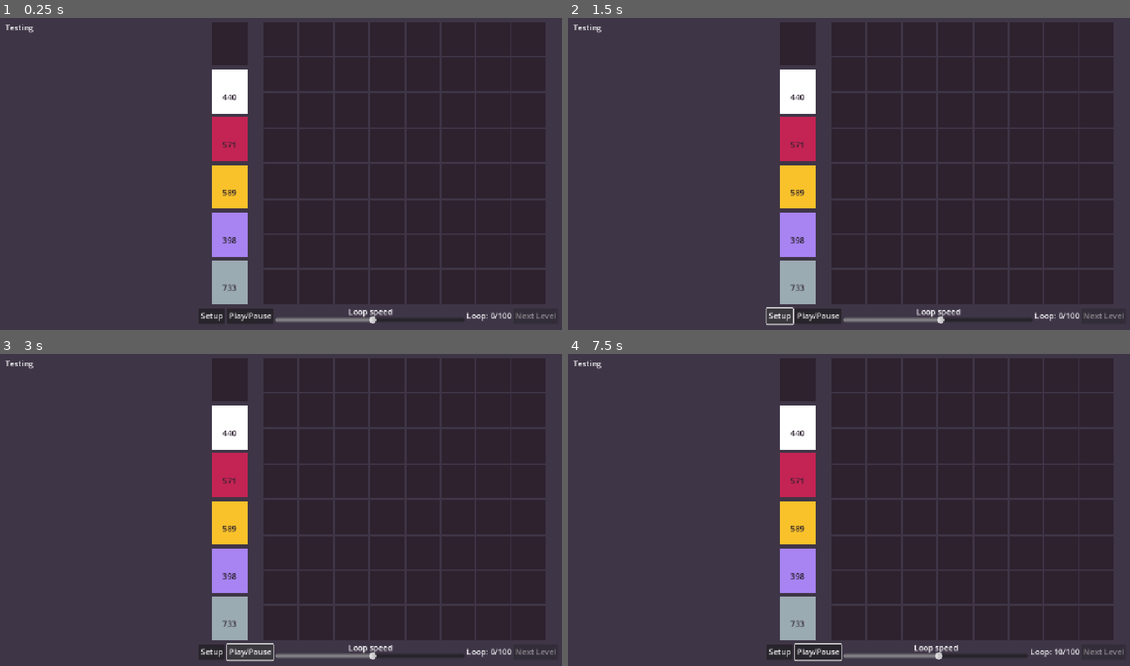
Above: before the commit, frames 1-4 (two rows, left to right).
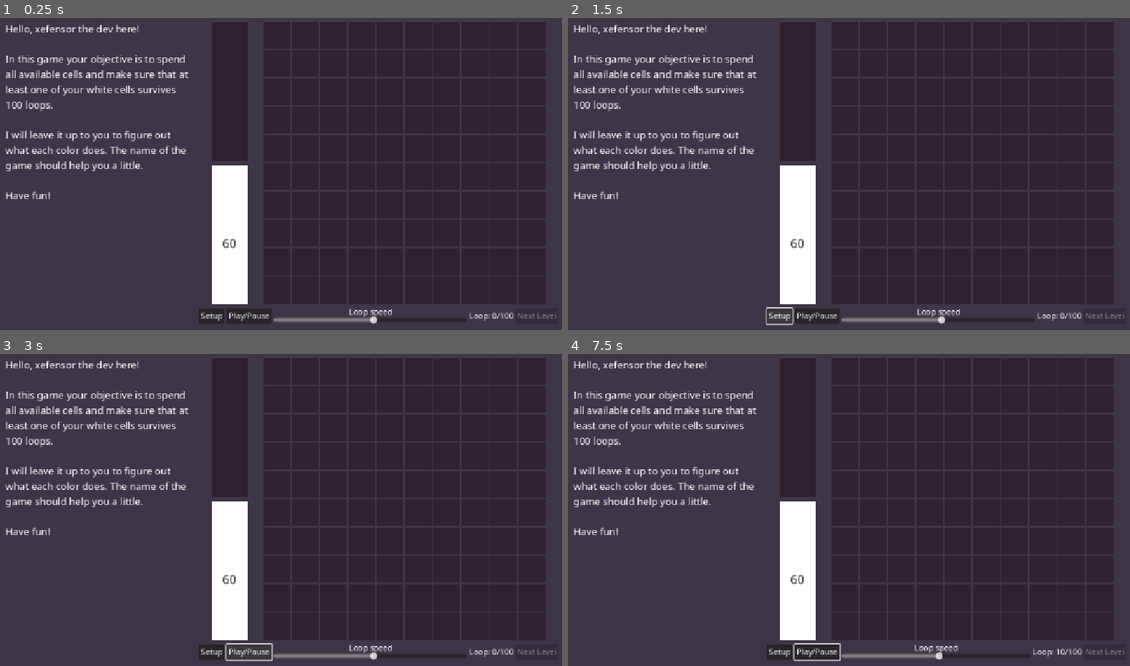
Above: after the commit, the same moments.

Repository: xefensor/game-of-loop-gamejam
Game: Godot game, scene res://main.tscn
The game is run twice, just before and just after one commit, with the same random seed, the same clock (stepped at 60 frames per second) and the same inputs.
Inputs (mouse positions are in pixels of both pictures, inside the frame that each line leads up to):
- Up to frame 1 (0.25 s): no input
- Up to frame 2 (1.5 s): click "Setup" at 0.5 s; click "Setup" at 1.25 s
- Up to frame 3 (3 s): click "Setup" at 2 s; click "Play/Pause" at 2.75 s
- Up to frame 4 (7.5 s): move the mouse to (798, 378) at 3.52 s; press the mouse at (798, 378) at 3.53 s; move the mouse to (798, 425) at 4.27 s; release the mouse at (798, 425) at 4.28 s; right-click (798, 425) at 4.35 s; click (798, 425) at 4.42 s; move the mouse to (798, 475) at 5.02 s; press the mouse at (798, 475) at 5.03 s; move the mouse to (798, 522) at 5.77 s; release the mouse at (798, 522) at 5.78 s; right-click (798, 522) at 5.85 s; click (798, 522) at 5.92 s; move the mouse to (798, 569) at 6.52 s; press the mouse at (798, 569) at 6.53 s; move the mouse to (798, 619) at 7.27 s; release the mouse at (798, 619) at 7.28 s; right-click (798, 619) at 7.35 s; click (798, 619) at 7.42 s

The runs differ from the first frame. In frame 1, 7.5% of the frame differs, in the area x 1-98%, y 2-98%; in frame 2, 7.6%; in frame 3, 7.6%; in frame 4, 7.6%, in the area x 1-98%, y 2-99%.

Commit message:
Adjust texts

Diff:
--- /dev/null
+++ b/font.tres
@@ -0,0 +1,4 @@
+[gd_resource type="SystemFont" format=3 uid="uid://bshntagshj5xa"]
+
+[resource]
+font_names = PackedStringArray("Noto Sans")
--- a/main.tscn
+++ b/main.tscn
@@ -9,9 +9,17 @@
 [ext_resource type="Resource" uid="uid://dig2pdtogcqok" path="res://levels/6.tres" id="3_kek77"]
 [ext_resource type="Resource" uid="uid://nqajk8s7r1uy" path="res://levels/end.tres" id="3_lquwl"]
 [ext_resource type="Resource" uid="uid://4pirjujfklfu" path="res://levels/2.tres" id="4_lquwl"]
+[ext_resource type="SystemFont" uid="uid://bshntagshj5xa" path="res://font.tres" id="10_4c57u"]
 
 [sub_resource type="StyleBoxFlat" id="StyleBoxFlat_5vw27"]
 bg_color = Color(0.243137, 0.207843, 0.27451, 1)
+
+[sub_resource type="LabelSettings" id="LabelSettings_kek77"]
+font = ExtResource("10_4c57u")
+font_size = 20
+
+[sub_resource type="LabelSettings" id="LabelSettings_4c57u"]
+font = ExtResource("10_4c57u")
 
 [node name="Control" type="Control"]
 layout_mode = 3
@@ -21,7 +29,7 @@
 grow_horizontal = 2
 grow_vertical = 2
 script = ExtResource("1_ig7tw")
-levels = Array[ExtResource("2_h2yge")]([ExtResource("3_kek77"), ExtResource("3_h2yge"), ExtResource("4_lquwl"), ExtResource("3_7mycd"), ExtResource("3_272bh"), ExtResource("3_5vw27"), ExtResource("3_lquwl")])
+levels = Array[ExtResource("2_h2yge")]([ExtResource("3_h2yge"), ExtResource("4_lquwl"), ExtResource("3_7mycd"), ExtResource("3_272bh"), ExtResource("3_5vw27"), ExtResource("3_kek77"), ExtResource("3_lquwl")])
 
 [node name="Panel" type="Panel" parent="."]
 layout_mode = 1
@@ -54,6 +62,7 @@
 size_flags_horizontal = 3
 size_flags_vertical = 1
 text = "You gotta make it loop ✓"
+label_settings = SubResource("LabelSettings_kek77")
 autowrap_mode = 3
 
 [node name="VBoxContainer" type="VBoxContainer" parent="MarginContainer/HBoxContainer"]
@@ -100,10 +109,12 @@
 
 [node name="Setup" type="Button" parent="MarginContainer/HBoxContainer/VBoxContainer/Controls"]
 layout_mode = 2
+theme_override_fonts/font = ExtResource("10_4c57u")
 text = "Setup"
 
 [node name="Play" type="Button" parent="MarginContainer/HBoxContainer/VBoxContainer/Controls"]
 layout_mode = 2
+theme_override_fonts/font = ExtResource("10_4c57u")
 text = "Play/Pause"
 
 [node name="TimerSpeed" type="HSlider" parent="MarginContainer/HBoxContainer/VBoxContainer/Controls"]
@@ -130,16 +141,19 @@
 grow_horizontal = 2
 grow_vertical = 0
 text = "Loop speed"
+label_settings = SubResource("LabelSettings_4c57u")
 
 [node name="TickLabel" type="Label" parent="MarginContainer/HBoxContainer/VBoxContainer/Controls"]
 unique_name_in_owner = true
 layout_mode = 2
+theme_override_fonts/font = ExtResource("10_4c57u")
 text = "Tick: 0/100"
 
 [node name="NextLevel" type="Button" parent="MarginContainer/HBoxContainer/VBoxContainer/Controls"]
 unique_name_in_owner = true
 layout_mode = 2
 size_flags_vertical = 4
+theme_override_fonts/font = ExtResource("10_4c57u")
 disabled = true
 text = "Next Level"
 
--- a/ui_cell_type.gd
+++ b/ui_cell_type.gd
@@ -31,6 +31,8 @@
 	label.set_anchors_preset(Control.PRESET_HCENTER_WIDE)
 	var label_settings = LabelSettings.new()
 	label_settings.font_color = Color.html("#2e222f")
+	label_settings.font = preload("res://font.tres")
+	label_settings.font_size = 24
 	label.label_settings = label_settings
 	label.horizontal_alignment = HORIZONTAL_ALIGNMENT_CENTER
 	label.vertical_alignment = VERTICAL_ALIGNMENT_CENTER
Not shown: 1 places in main.tscn that only renumber resources
